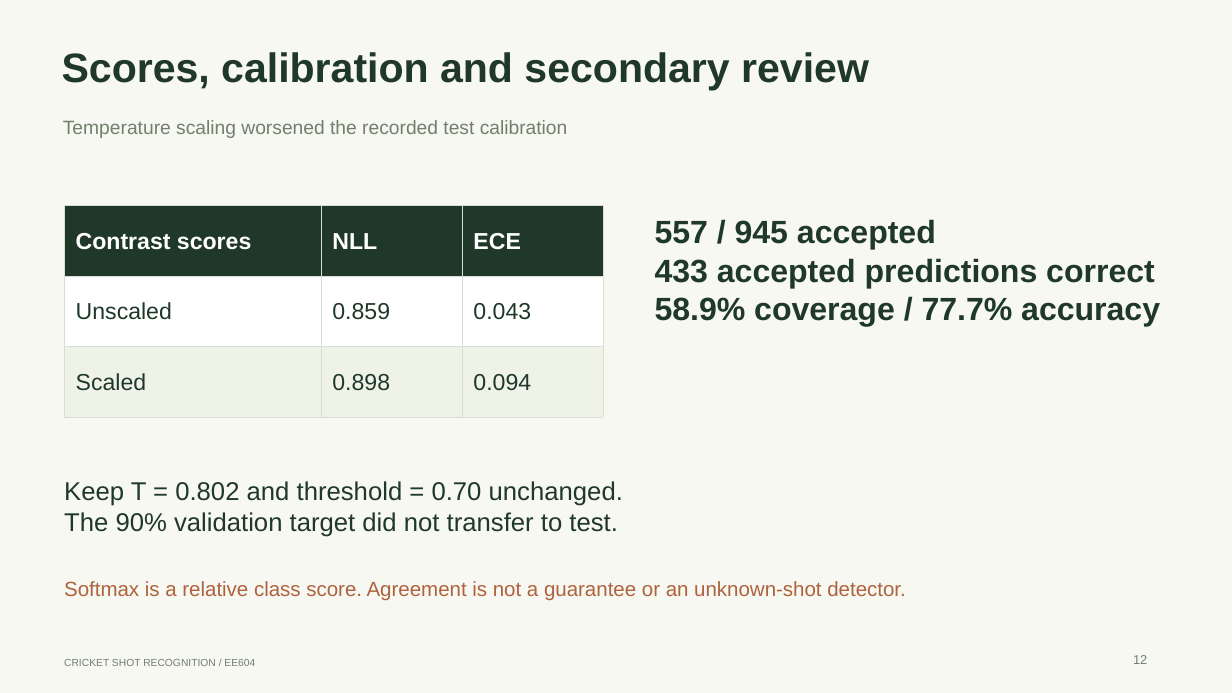
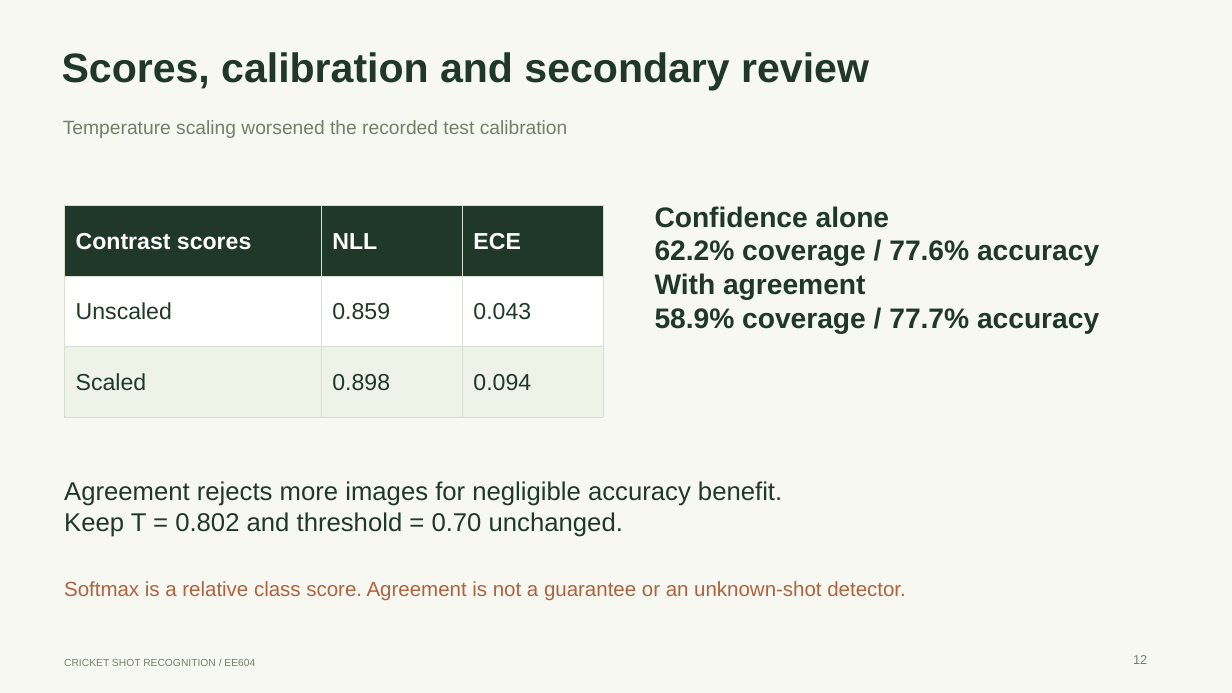
Before and after one commit to hrushikeshroop/cricket-shot-recognition-ee604, a slide deck: slide 12 of output/presentation/CricketShot_Presentation.pptx. Drawn at 1232x693 pixels with LibreOffice and Linux fonts; fonts in the diff are those of the drawing. Boxes give left, top, right and bottom in pixels: in the first picture for what was removed or moved away, otherwise in the second. Text is boxed around its words. In the diff, an @@ line names an element or a change of style, - is before the commit and + after.

```diff
--- a/output/presentation/CricketShot_Presentation.pptx
+++ b/output/presentation/CricketShot_Presentation.pptx
@@ text at [655,206,1099,334]: text changed; size 25 to 22 pt @@
-557 / 945 accepted
-433 accepted predictions correct
-58.9% coverage / 77.7% accuracy
+Confidence alone
+62.2% coverage / 77.6% accuracy
+With agreement
+58.9% coverage / 77.7% accuracy
@@ text at [64,481,782,537]: text changed @@
-Keep T = 0.802 and threshold = 0.70 unchanged.
-The 90% validation target did not transfer to test.
+Agreement rejects more images for negligible accuracy benefit.
+Keep T = 0.802 and threshold = 0.70 unchanged.
```
Also in this commit, not shown: 4 other slides changed, 1 slide added, 1 slide removed, 38 other files.
